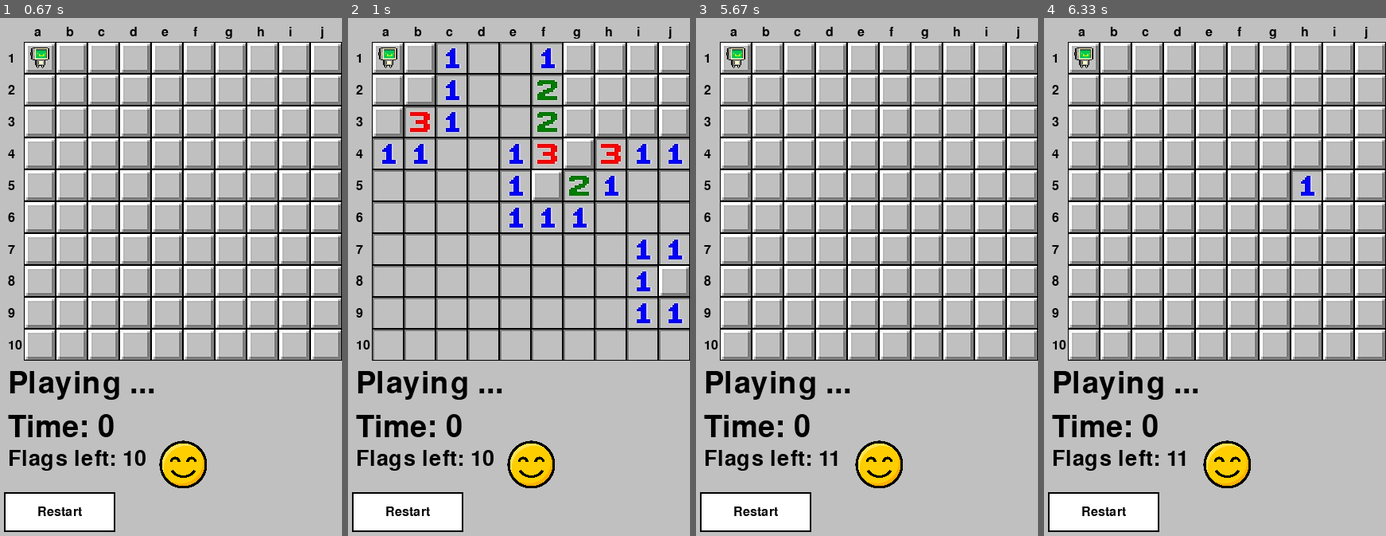
Above: before the commit, frames 1-4 (left to right).
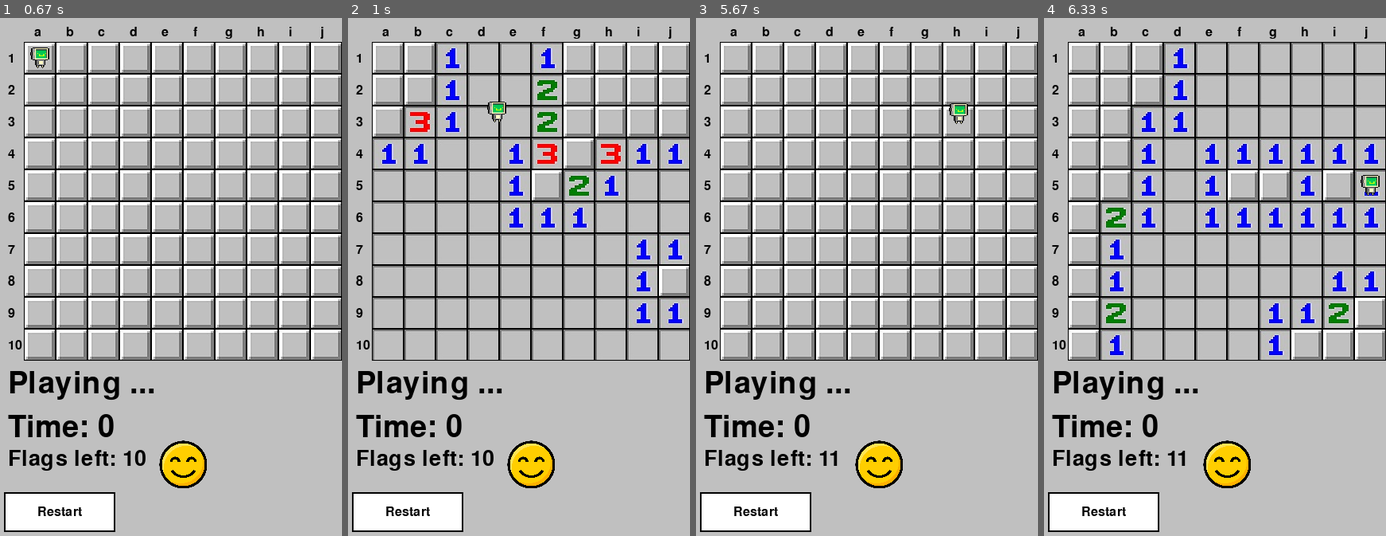
Above: after the commit, the same moments.

Repository: ColinTreanor/581Minesweeper2025
Game: pygame game, started from pygame_main.py
The game is run twice, just before and just after one commit, with the same random seed, the same clock (stepped at 60 frames per second) and the same inputs.
Inputs (mouse positions are in pixels of both pictures, inside the frame that each line leads up to):
- Up to frame 1 (0.67 s): click (171, 447) at 0.38 s
- Up to frame 2 (1 s): click (436, 282) at 0.72 s
- Up to frame 3 (5.67 s): click (918, 95) at 1.05 s; click (778, 85) at 1.38 s; click (867, 494) at 3.55 s; click (867, 302) at 3.88 s; click "Easy" at 4.22 s; click "Easy" at 4.55 s; click (938, 209) at 4.88 s; click (887, 422) at 5.55 s
- Up to frame 4 (6.33 s): click (1300, 199) at 5.88 s

Frame 1 is identical in both runs. In frame 2, 0.3% of the frame differs, in the area x 8-47%, y 5-21%; in frame 3, 0.3%; in frame 4, 19%, in the area x 8-100%, y 4-66%.

Commit message:
Revert "forgot to remove agent from singleplayer, TODO if singleplayer do not render agent"
This reverts commit dcb37e5229239374e497e84d5904265cd0213862.

Diff:
--- a/event_handler.py
+++ b/event_handler.py
@@ -88,6 +88,7 @@
                                     game.DecrementMines()
                             case ButtonClass.ButtonTypes.MINE_SELECT_START:
                                 game.state = GameState.PLAYING
+                                game.active_agent = True #COMMENT OUT IF YOU WANT TO PLAY WITHOUT AGENT
 
                                 # For auto-solver mode, make the first move to start the board generation
                                 from constants import GameMode
